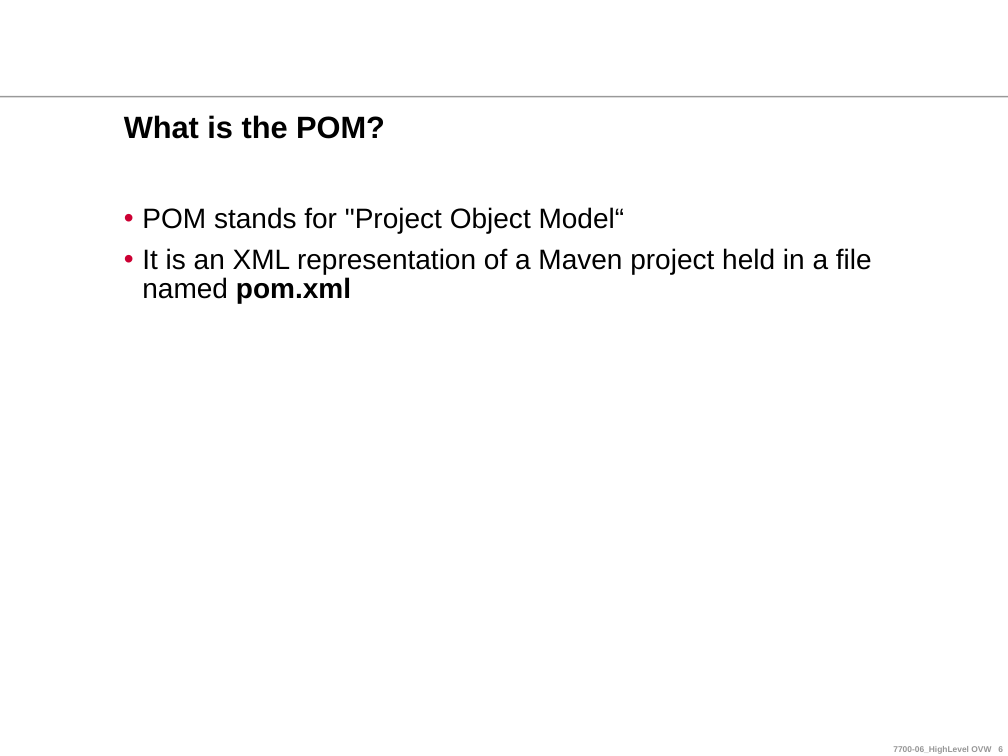
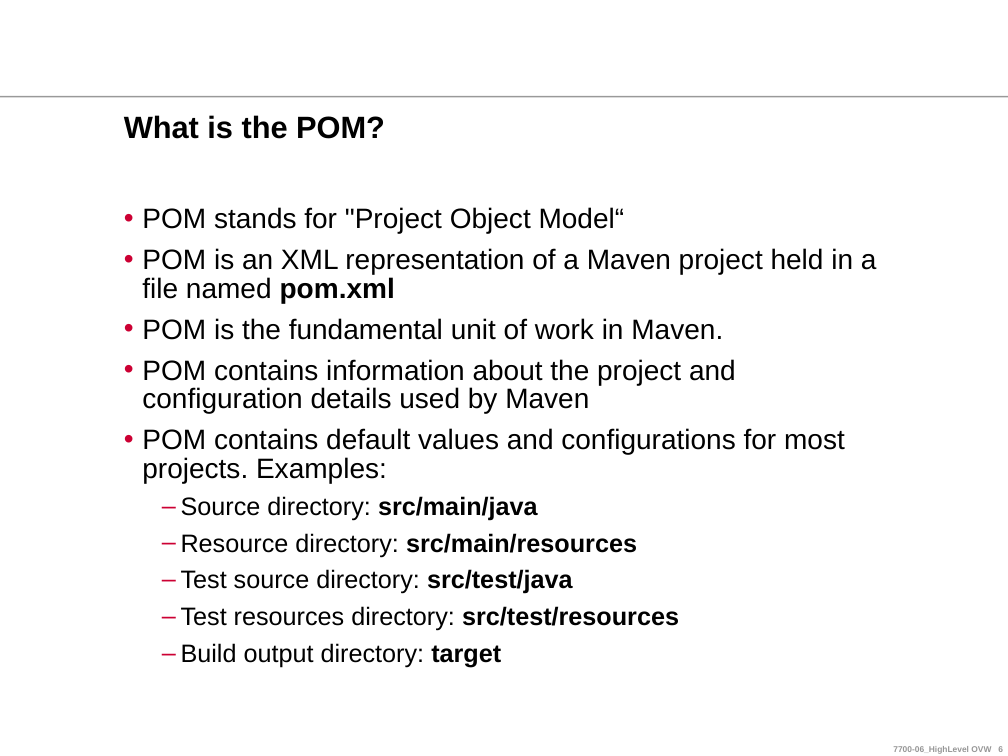
Before and after one commit to ndlongit/longnd-data, a slide deck: slide 6 of Document/Tutorial/[Presentation] Maven.ppt. Drawn at 1008x756 pixels with LibreOffice and Linux fonts; fonts in the diff are those of the drawing; background and template pictures are left out. Boxes give left, top, right and bottom in pixels: in the first picture for what was removed or moved away, otherwise in the second. Text is boxed around its words. In the diff, an @@ line names an element or a change of style, - is before the commit and + after.

```diff
--- a/Document/Tutorial/[Presentation] Maven.ppt
+++ b/Document/Tutorial/[Presentation] Maven.ppt
@@ text at (142,248,877,668): text changed @@
-• It is an XML representation of a Maven project held in a file named pom.xml
+• POM is an XML representation of a Maven project held in a file named pom.xml
+• POM is the fundamental unit of work in Maven.
+• POM contains information about the project and configuration details used by Maven
+• POM contains default values and configurations for most projects. Examples:
+  – Source directory: src/main/java
+  – Resource directory: src/main/resources
+  – Test source directory: src/test/java
+  – Test resources directory: src/test/resources
+  – Build output directory: target
```
Also in this commit, not shown: 2 other slides changed, 6 slides added, 2 slides removed.
